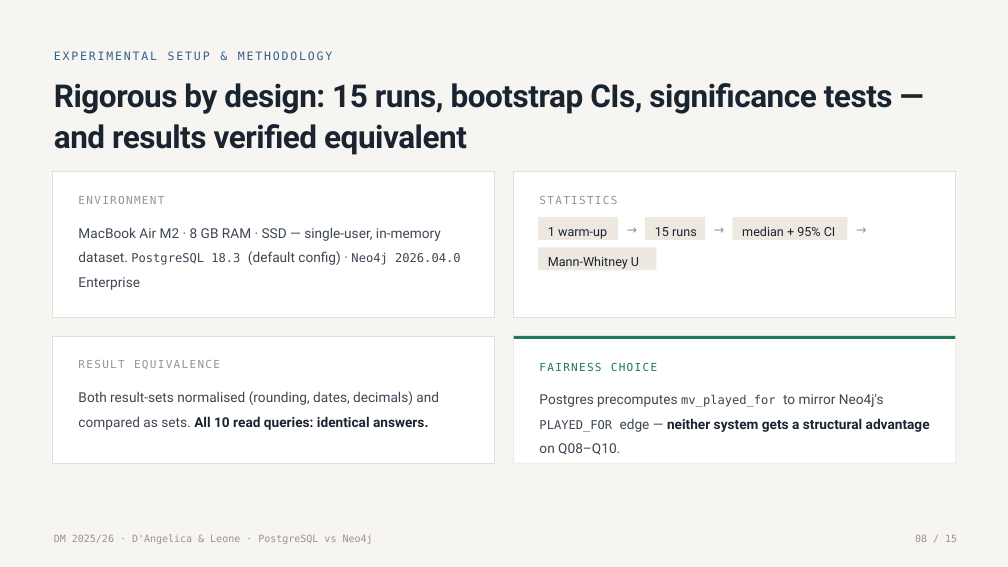
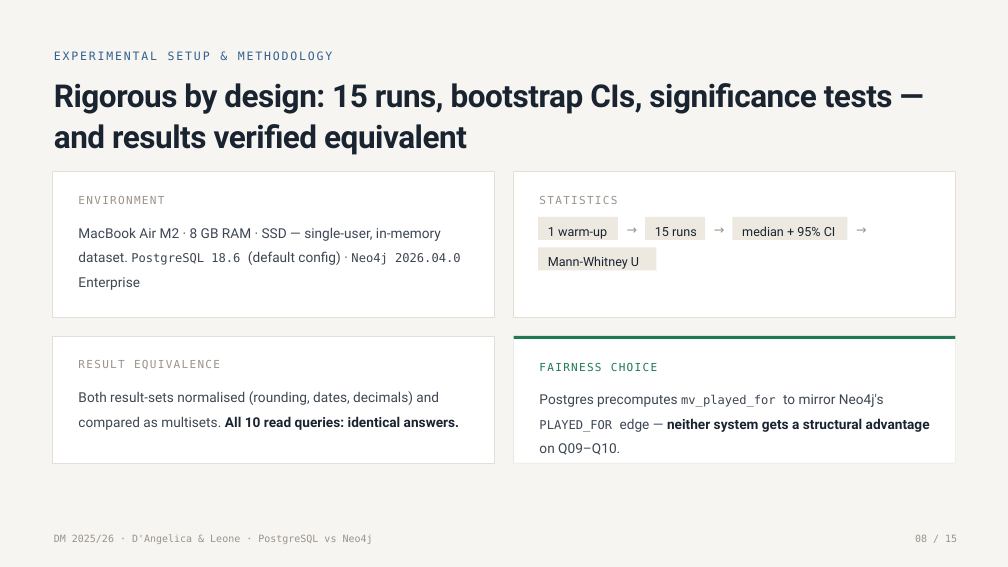
Before and after one commit to g1up3/DM-Project-2026, a slide deck: slide 8 of PostgreSQL_vs_Neo4j_DAngelica_Leone.pptx. Drawn at 1008x567 pixels with LibreOffice and Linux fonts; fonts in the diff are those of the drawing. Boxes give left, top, right and bottom in pixels: in the first picture for what was removed or moved away, otherwise in the second. Text is boxed around its words. In the diff, an @@ line names an element or a change of style, - is before the commit and + after.

```diff
--- a/PostgreSQL_vs_Neo4j_DAngelica_Leone.pptx
+++ b/PostgreSQL_vs_Neo4j_DAngelica_Leone.pptx
@@ text at <box>78,227,460,290</box>: text changed @@
-MacBook Air M2 · 8 GB RAM · SSD — single-user, in-memory dataset. PostgreSQL 18.3 (default config) · Neo4j 2026.04.0 Enterprise
+MacBook Air M2 · 8 GB RAM · SSD — single-user, in-memory dataset. PostgreSQL 18.6 (default config) · Neo4j 2026.04.0 Enterprise
@@ text at <box>78,391,459,430</box>: text changed @@
-Both result-sets normalised (rounding, dates, decimals) and compared as sets. All 10 read queries: identical answers.
+Both result-sets normalised (rounding, dates, decimals) and compared as multisets. All 10 read queries: identical answers.
@@ text at <box>539,394,930,455</box>: text changed @@
-Postgres precomputes mv_played_for to mirror Neo4j's PLAYED_FOR edge — neither system gets a structural advantage on Q08–Q10.
+Postgres precomputes mv_played_for to mirror Neo4j's PLAYED_FOR edge — neither system gets a structural advantage on Q09–Q10.
```
Also in this commit, not shown: 8 other slides changed.
